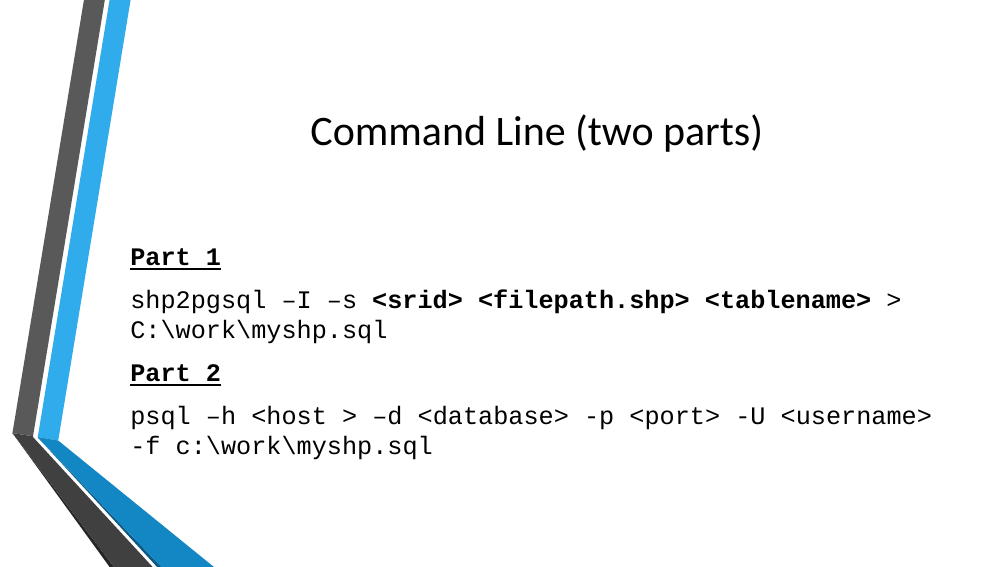
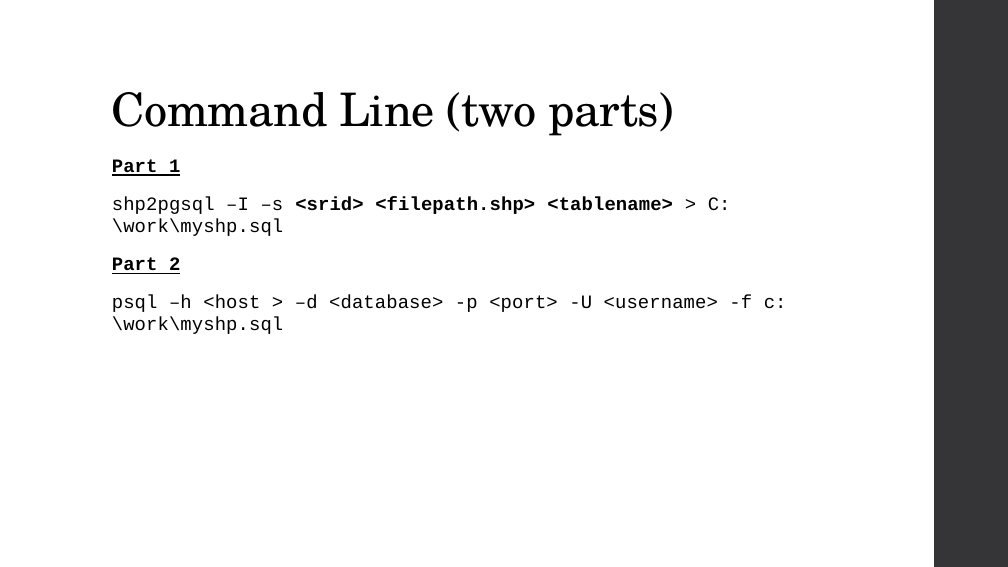
Before and after one commit to MGIS-UMN/GIS5577_week5, a slide deck: slide 22 of Spatial_Databases.odp. Drawn at 1008x567 pixels with LibreOffice and Linux fonts; fonts in the diff are those of the drawing; background and template pictures are left out. Boxes give left, top, right and bottom in pixels: in the first picture for what was removed or moved away, otherwise in the second. Text is boxed around its words. In the diff, an @@ line names an element or a change of style, - is before the commit and + after.

```diff
--- a/Spatial_Databases.odp
+++ b/Spatial_Databases.odp
@@ freeform shape added at (x1=934, y1=0, x2=1008, y2=567), fill #353537 @@
@@ title "Command Line (two parts)" moved from (x1=310, y1=114, x2=763, y2=152) to (x1=112, y1=92, x2=674, y2=136) @@
@@ title "Command Line (two parts)" at (x1=112, y1=92, x2=674, y2=136): size 40 to 44 pt, font Calibri to TeX Gyre Schola, letter spacing 0 to -0.5 pt; alignment centre to left; line spacing 1 to 0.9; vertical alignment middle to bottom @@
@@ text "Part 1" moved from (x1=130, y1=248, x2=932, y2=460) to (x1=112, y1=159, x2=787, y2=334) @@
@@ text "Part 1" at (x1=112, y1=159, x2=787, y2=334): size 24 to 18 pt, letter spacing 0 to 0.1 pt; line spacing 1 to 0.95; more space between paragraphs; vertical alignment middle to top @@
@@ group removed at (x1=12, y1=0, x2=214, y2=567): 6 freeform shapes @@
```
Also in this commit, not shown: 40 other slides changed.
